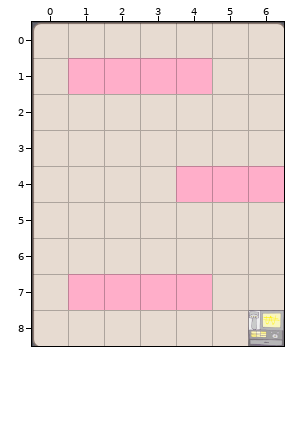
One commit to this Tiled map: HungryGame/proj.win32/map/25.tmx. Above is the file before it was changed.
Cells are 60x60 px. Shown: x 0..6, y 0..8.
The same view after the edit:
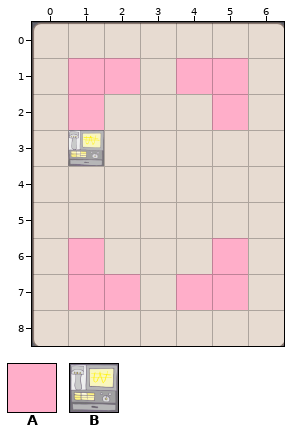
Key: from "metaset1": A 0; from "wall": B 0.
_ is an empty cell, # one hidden under a higher layer.
Change:
Layer "wall":
y 1: x 3 # -> _
y 3: x 1 _ -> B
y 4: x 4..6 ### -> ___
y 7: x 3 # -> _
y 8: x 6 B -> _
Layer "Items":
y 1: x 3 A -> _; x 5 _ -> A
y 2: x 1 _ -> A; x 5 _ -> A
y 4: x 4..6 AAA -> ___
y 6: x 1 _ -> A; x 5 _ -> A
y 7: x 3 A -> _; x 5 _ -> A
Changed places in both pictures, as pixel boxes (x1, y1, x2, y2):
removed: (140, 58, 176, 94)
added: (212, 58, 248, 130)
added: (68, 94, 104, 166)
removed: (176, 166, 284, 202)
added: (68, 238, 104, 274)
changed: (212, 238, 284, 346)
removed: (140, 274, 176, 310)
